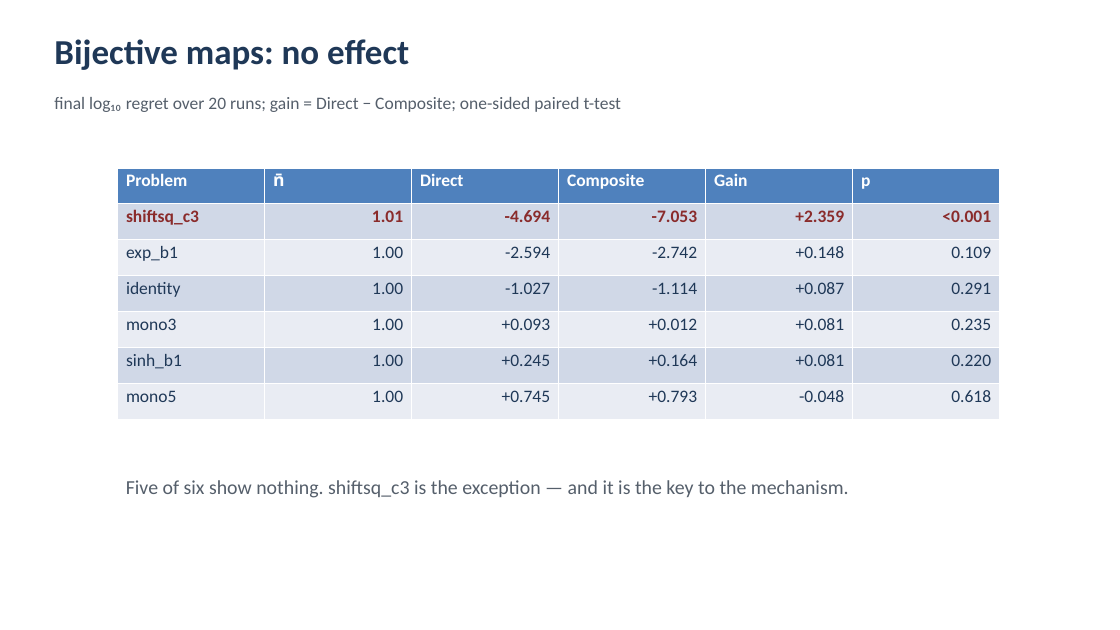
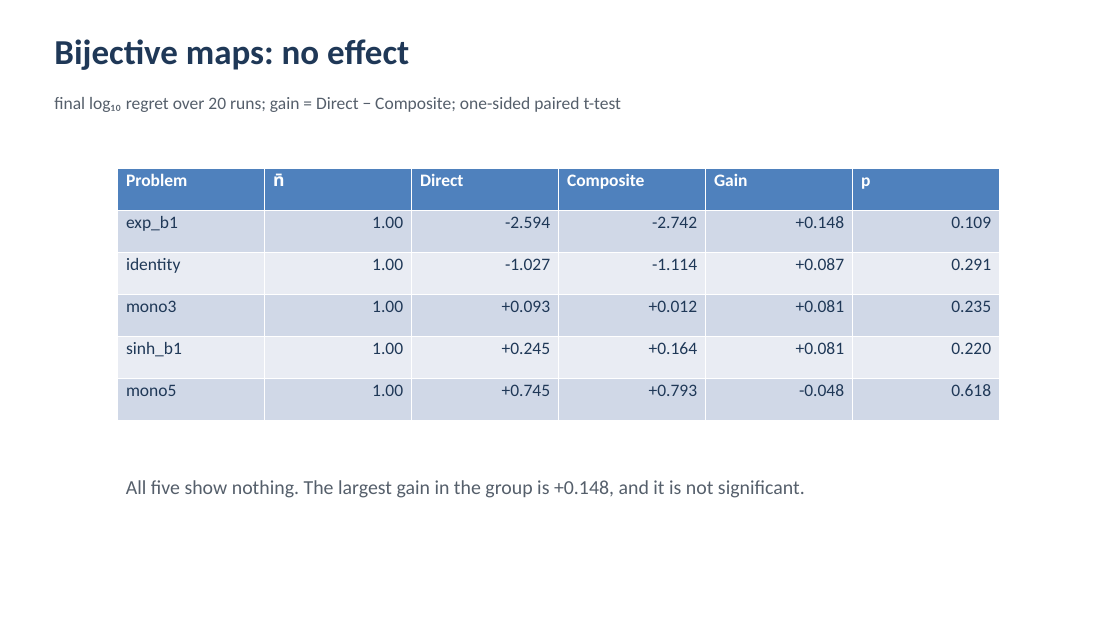
Before and after one commit to MuhammadAli-CS/three-arm-composite, a slide deck: slide 5 of slides/composite_matern.pptx. Drawn at 1120x630 pixels with LibreOffice and Linux fonts; fonts in the diff are those of the drawing. Boxes give left, top, right and bottom in pixels: in the first picture for what was removed or moved away, otherwise in the second. Text is boxed around its words. In the diff, an @@ line names an element or a change of style, - is before the commit and + after.

```diff
--- a/slides/composite_matern.pptx
+++ b/slides/composite_matern.pptx
@@ table at (x1=118, y1=168, x2=1000, y2=420) @@
-row 2: shiftsq_c3 | 1.01 | -4.694 | -7.053 | +2.359 | <0.001
@@ text at (x1=126, y1=480, x2=805, y2=498): text changed @@
-Five of six show nothing. shiftsq_c3 is the exception — and it is the key to the mechanism.
+All five show nothing. The largest gain in the group is +0.148, and it is not significant.
```
Also in this commit, not shown: 8 other slides changed, 16 other files.
